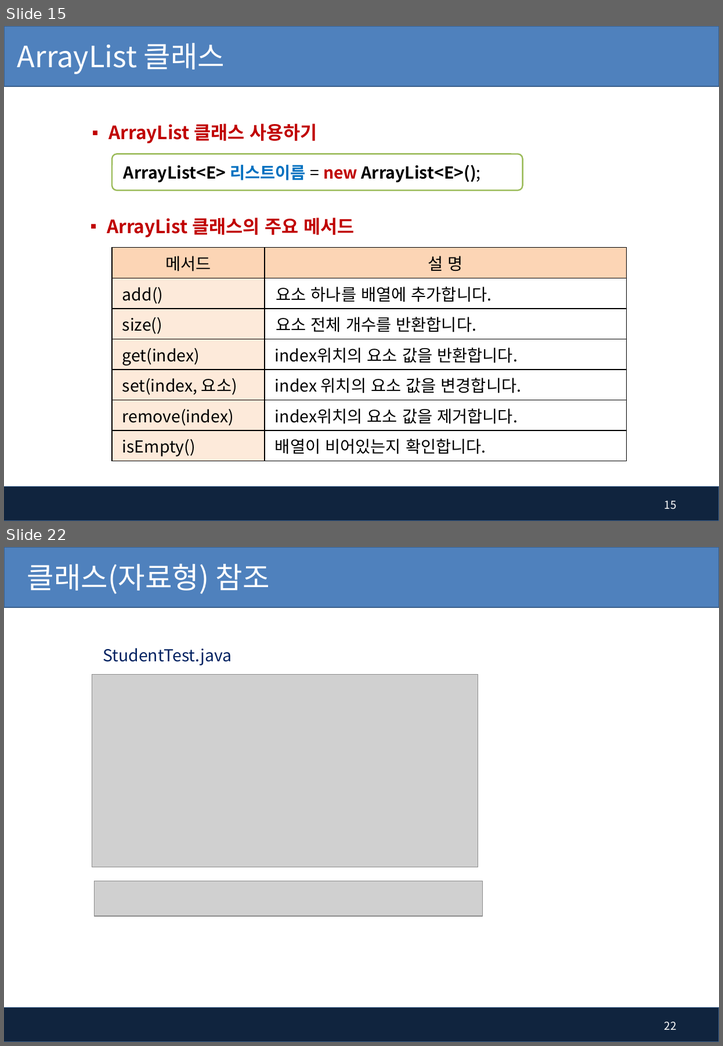
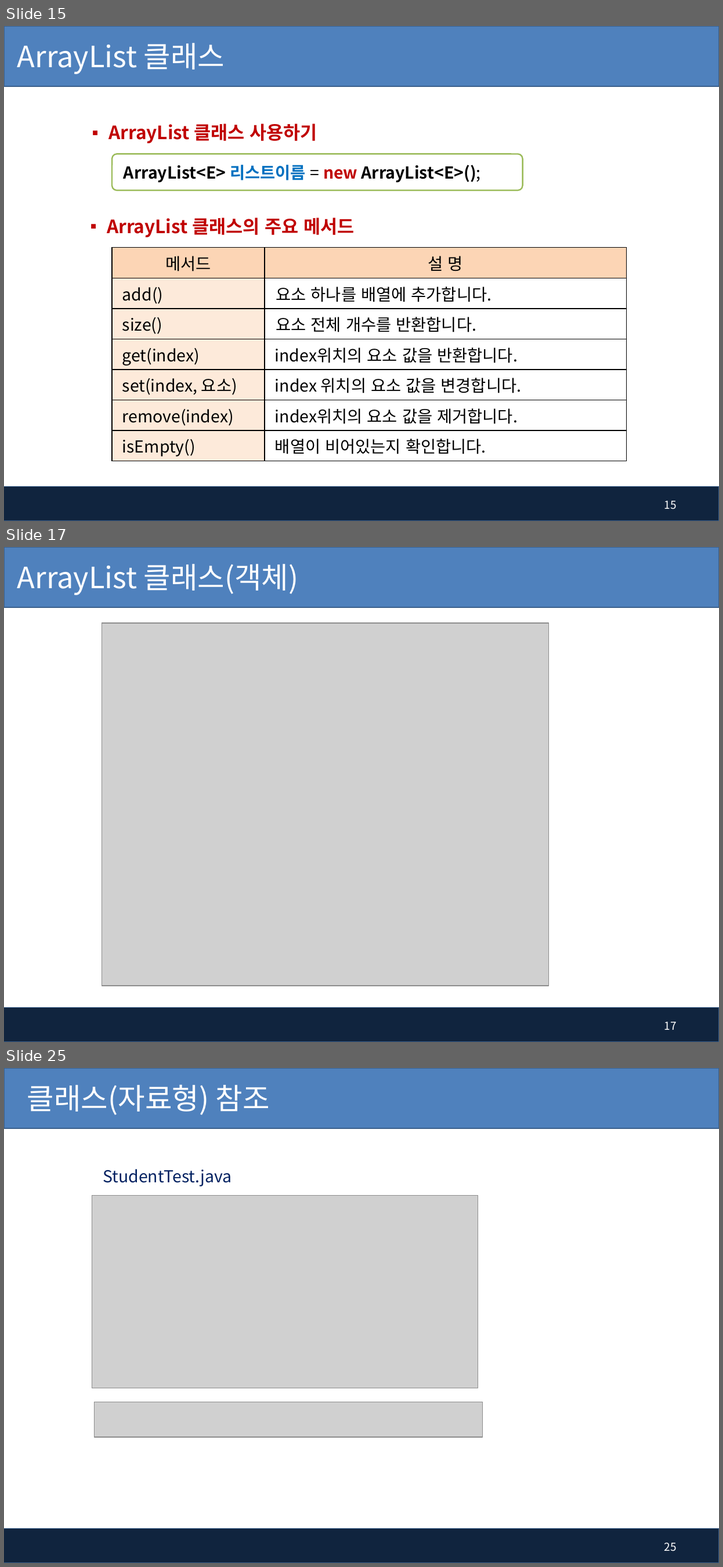
Before and after one commit to pshho/ngreen_project, a slide deck: javaWorks/자료/java_ppt/7장. 배열 객체와 ArrayList.pptx. Shown one above the other, each under a label of ours: slides 15 and 22 before the commit, slides 15, 17 and 25 after it; the slides between them are not shown. The pictures are 723x1046 and 723x1567 pixels, drawn with LibreOffice and Linux fonts; fonts in the diff are those of the drawing; grey boxes stand for pictures; background and template pictures are left out. Boxes give left, top, right and bottom in pixels: in the first picture for what was removed or moved away, otherwise in the second. Text is boxed around its words. In the diff, an @@ line names an element or a change of style, - is before the commit and + after.

```diff
--- a/javaWorks/자료/java_ppt/7장. 배열 객체와 ArrayList.pptx
+++ b/javaWorks/자료/java_ppt/7장. 배열 객체와 ArrayList.pptx
@@ slide 17 added at [4, 547, 719, 1042], background #FFFFFF; not listed: 2 template elements that a slide beside it also shows @@
@@ title added at [17, 564, 299, 595], 32 pt, text #FFFFFF @@
+ArrayList 클래스(객체)
@@ picture added at [101, 623, 549, 985] @@
@@ page number added at [664, 1021, 676, 1030], 12 pt, text #FFFFFF @@
+17
@@ what was slide 22 is now slide 25 @@
@@ page number at [664, 1542, 676, 1551]: text changed @@
-22
+25
```
Also in this commit, not shown: 9 slides changed, 2 other slides added, 24 other files.
